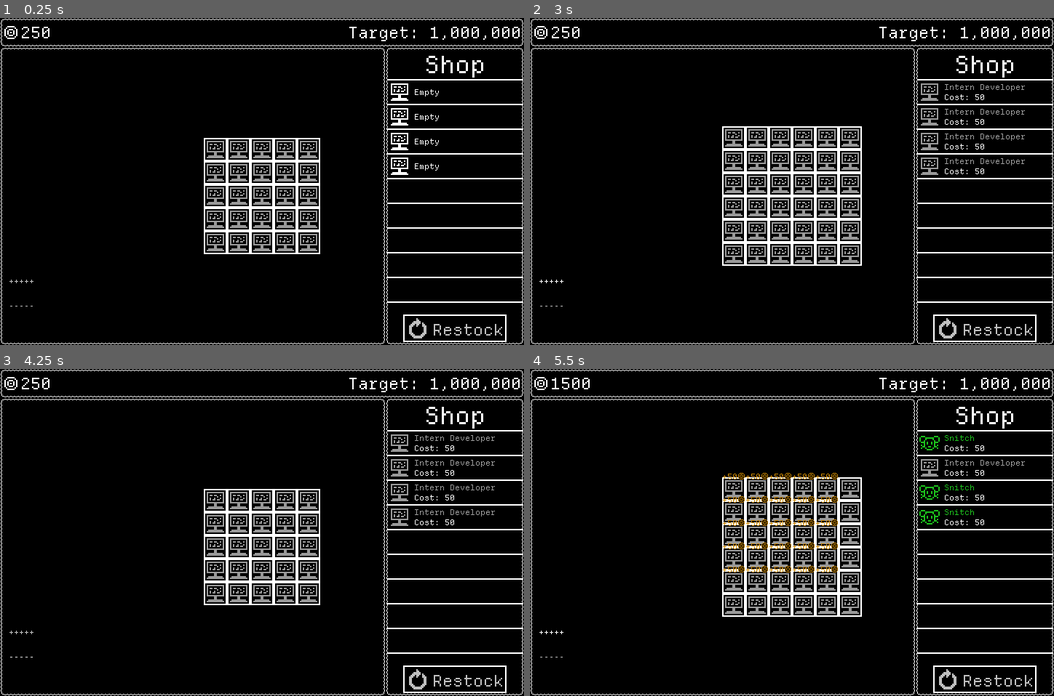
Above: before the commit, frames 1-4 (two rows, left to right).
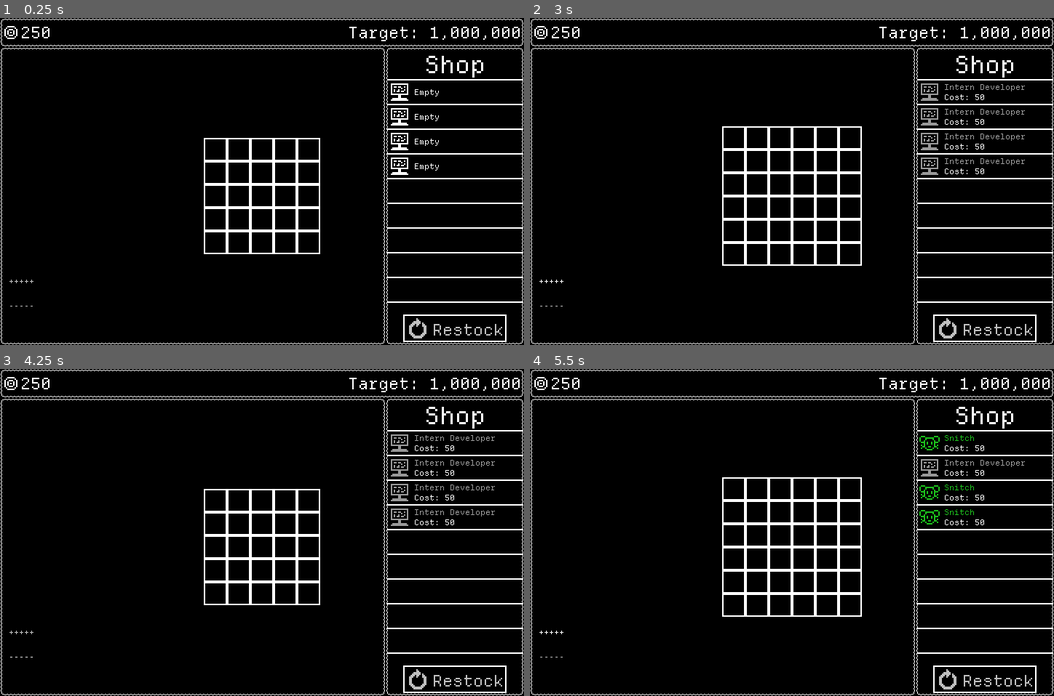
Above: after the commit, the same moments.

Repository: GemDust0/TooBigToFail
Game: Godot game, scene res://Scenes/CorporateSim.tscn
The game is run twice, just before and just after one commit, with the same random seed, the same clock (stepped at 60 frames per second) and the same inputs. This scene is started directly instead of the project's main scene.
Inputs:
- Up to frame 1 (0.25 s): no input
- Up to frame 2 (3 s): click "+++++" at 0.5 s; click "-----" at 1.25 s; click "Restock" at 2 s; click "+++++" at 2.75 s
- Up to frame 3 (4.25 s): click "-----" at 3.5 s
- Up to frame 4 (5.5 s): click "Restock" at 4.25 s; click "+++++" at 5 s

The runs differ from the first frame. In frame 1, 2.3% of the frame differs, in the area x 39-61%, y 37-72%; in frame 2, 3.4%; in frame 3, 2.3%; in frame 4, 4.1%, in the area x 4-63%, y 2-75%.

Commit message:
EMPLOYEE PURHCASING

Diff:
--- a/Scenes/Employee.tscn
+++ b/Scenes/Employee.tscn
@@ -13,5 +13,6 @@
 
 [node name="ProductionTimer" type="Timer" parent="." unique_id=8388997]
 wait_time = 5.0
+one_shot = true
 
 [connection signal="timeout" from="ProductionTimer" to="." method="produce"]
--- a/Scenes/Employees/Snitch.tscn
+++ b/Scenes/Employees/Snitch.tscn
@@ -24,5 +24,5 @@
 production_time = -1.0
 rarity = "Uncommon"
 id = "Snitch"
-description = "Increased production speed of adjacent employees by 25% but reduces value by 10%"
+description = "Increases production speed of adjacent employees by 25% but reduces value by 10%"
 synergies = Array[ExtResource("2_jekr8")]([SubResource("Resource_qelro"), SubResource("Resource_kd472")])
--- a/Scripts/Employee.gd
+++ b/Scripts/Employee.gd
@@ -24,15 +24,14 @@
 
 func _ready() -> void:
 	if !Engine.is_editor_hint():
-		if production_time > 0:
-			production_timer.wait_time = production_time
-			production_timer.start()
 		self_modulate = get_rarity_color()
 		texture = get_icon()
 
 func _process(_delta: float) -> void:
 	if Engine.is_editor_hint():
 		texture = get_icon()
+	else:
+		print(production_timer.get_time_left())
 
 func get_icon() -> Texture:
 	match type:
@@ -60,6 +59,7 @@
 	production_tween.pause()
 	production_tween.finished.connect(production_text.hide)
 	get_tree().create_timer(0.8).timeout.connect(production_tween.play)
+	production_tween.finished.connect(production_text.queue_free)
 	add_sibling(production_text)
 
 func get_rarity_color() -> Color:
@@ -76,3 +76,8 @@
 			return Color(1.0, 0.775, 0.1, 1.0)
 		_:
 			return Color(1, 1, 1)
+
+func start_production(speed_mult: float) -> void:
+	if production_time > 0:
+		production_timer.wait_time = production_time / speed_mult
+		production_timer.start()
--- a/Scripts/EmployeeContainer.gd
+++ b/Scripts/EmployeeContainer.gd
@@ -1,21 +1,28 @@
 class_name EmployeeContainer extends TextureRect
 
-var employee: Employee = null:
-	set(value):
-		if employee == null:
-			add_child(value)
-		employee = value
+var employee: Employee = null
 
 @onready var highlight: ColorRect = $Highlight
 
-func switch_employee(container: EmployeeContainer) -> void:
+func add_employee(new_employee: Employee) -> void:
+	employee = new_employee
+	add_child(employee)
+
+func switch_employee(container: EmployeeContainer, grid_pos: Vector2) -> void:
+	if employee == null:
+		return
 	employee.reparent(container)
-	container.employee.reparent(self)
-	var temp: Employee = container.employee
-	var temp_grid_pos: Vector2i = employee.grid_pos
-	container.employee = employee
-	container.employee.grid_pos = temp.grid_pos
-	temp.grid_pos = temp_grid_pos
-	employee = temp
-	employee.position = Vector2.ZERO
+	if container.employee != null:
+		container.employee.reparent(self)
+		var temp: Employee = container.employee
+		var temp_grid_pos: Vector2i = employee.grid_pos
+		container.employee = employee
+		container.employee.grid_pos = temp.grid_pos
+		temp.grid_pos = temp_grid_pos
+		employee = temp
+		employee.position = Vector2.ZERO
+	else:
+		container.employee = employee
+		container.employee.grid_pos = grid_pos
+		employee = null
 	container.employee.position = Vector2.ZERO
--- a/Scripts/EmployeeGrid.gd
+++ b/Scripts/EmployeeGrid.gd
@@ -19,8 +19,6 @@
 	for row: int in range(grid_size):
 		for col: int in range(grid_size):
 			var container: EmployeeContainer = create_container()
-			@warning_ignore("integer_division")
-			container.employee.grid_pos = Vector2i(row, col)
 			grid[Vector2i(row, col)] = container
 			add_child(container)
 
@@ -29,13 +27,11 @@
 		for col: int in range(amount + columns):
 			var container: EmployeeContainer = create_container()
 			grid[Vector2i(row + columns, col)] = container
-			container.employee.grid_pos = Vector2i(row + columns, col)
 			add_child(container)
 	for row: int in range(columns-1, -1, -1):
 		for col: int in range(amount):
 			var container: EmployeeContainer = create_container()
 			grid[Vector2i(row, col + columns)] = container
-			container.employee.grid_pos = Vector2i(row, col + columns)
 			insert_child(container, row*columns+(columns-col))
 	columns += amount
 
@@ -52,10 +48,14 @@
 
 func create_container() -> EmployeeContainer:
 	var container: EmployeeContainer = employeeContainerScene.instantiate()
-	container.employee = load("res://Scenes/Employees/InternDeveloper.tscn").instantiate()
-	container.employee.self_modulate = Color(randf(), randf(), randf())
-	container.employee.produced.connect(employee_production)
 	return container
+
+func add_employee(pos: Vector2i, employee: Employee) -> void:
+	grid[pos].add_employee(employee)
+	employee.produced.connect(employee_production)
+	employee.grid_pos = pos
+	var speed_mult: float = 1.0
+	employee.start_production(speed_mult)
 
 func get_cursor_grid_pos() -> Vector2i:
 	var mouse_pos: Vector2 = get_local_mouse_position()
@@ -79,7 +79,7 @@
 		elif event.is_action_released("left_click") && held != null:
 			var cursor_grid_pos: Vector2i = get_cursor_grid_pos()
 			if cursor_grid_pos != Vector2i(-1, -1):
-				grid[held.grid_pos].switch_employee(grid[cursor_grid_pos])
+				grid[held.grid_pos].switch_employee(grid[cursor_grid_pos], cursor_grid_pos)
 			else:
 				held.position = Vector2.ZERO
 			held.z_index -= 1
@@ -105,5 +105,7 @@
 
 func employee_production(employee: Employee) -> void:
 	var production_worth: int = employee.production_value
+	var speed_mult: float = 1.0
 	money_produced.emit(production_worth)
 	employee.create_production_text(production_worth)
+	employee.start_production(speed_mult)
--- a/Scripts/EmployeeShop.gd
+++ b/Scripts/EmployeeShop.gd
@@ -59,7 +59,8 @@
 			grid.highlight_filled = false
 	elif event.is_action_released("left_click") && held != null:
 		var cursor_grid_pos: Vector2i = grid.get_cursor_grid_pos()
-		if cursor_grid_pos != Vector2i(-1, -1):
+		if cursor_grid_pos != Vector2i(-1, -1) && grid.grid[cursor_grid_pos].employee == null:
+			grid.add_employee(cursor_grid_pos, held.employee)
 			sim.money -= held.cost
 			held.set_employee(null)
 			held.update_description(sim.money)
@@ -76,3 +77,7 @@
 			if slot.employee != null:
 				grid.description.show_description(slot.employee.description)
 				grid.description.show_locked = true
+			else:
+				grid.description.show_locked = false
+		else:
+			grid.description.show_locked = false
